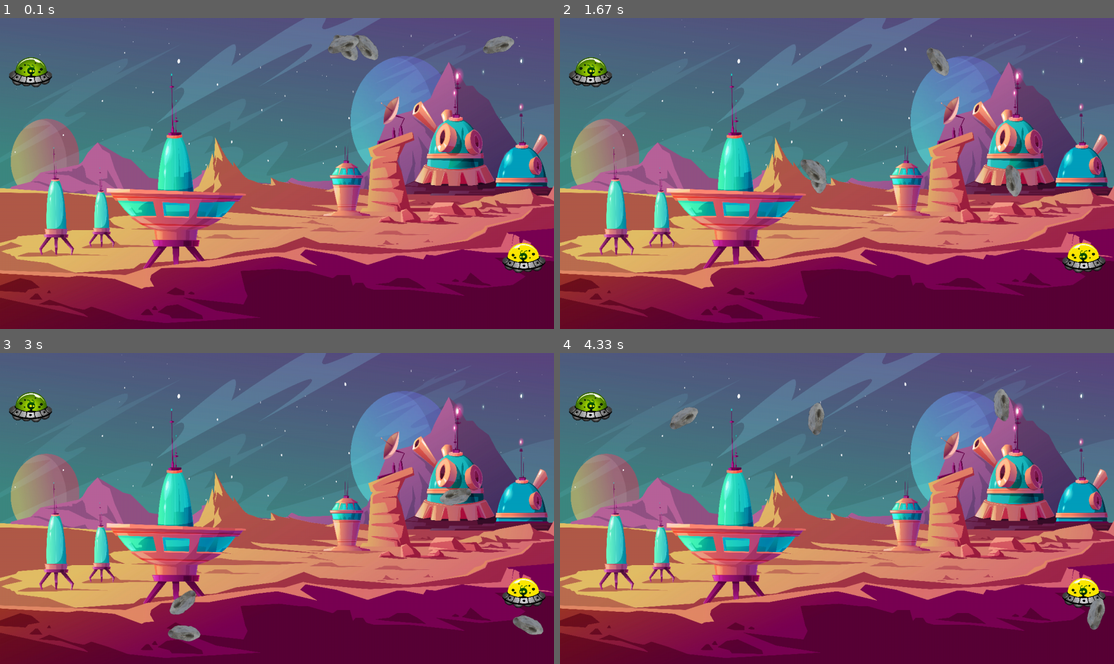
Above: before the commit, frames 1-4 (two rows, left to right).
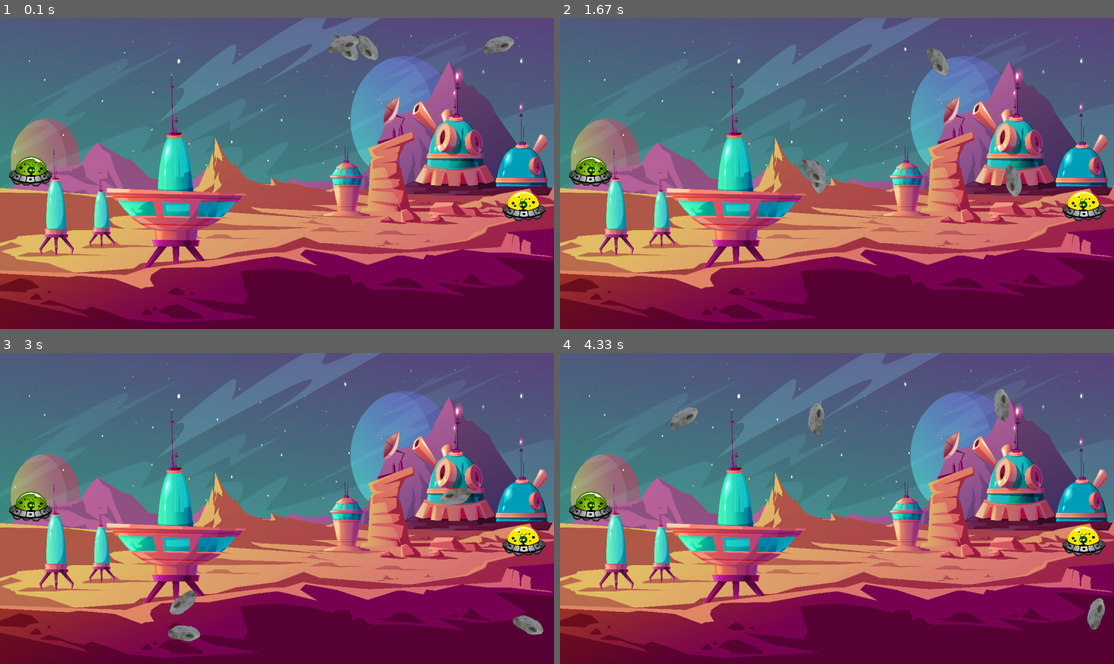
Above: after the commit, the same moments.

Repository: RedaPengam/Collision-Game
Game: pygame game, started from Collision Game/class_Main.py
Two runs of this game, one before a commit and one after it. Both use one fixed random seed, a clock stepped at 60 frames per second and the inputs below.
Inputs:
- Up to frame 1 (0.1 s): no input
- Up to frame 2 (1.67 s): tap Enter at 0.33 s
- Up to frame 3 (3 s): no input
- Up to frame 4 (4.33 s): no input

The runs differ from the first frame. In frame 1, 2.1% of the frame differs, in the area x 1-99%, y 12-83%; in frame 2, 2.1%; in frame 3, 2.1%; in frame 4, 2.1%.

Commit message:
fix controls

Diff:
--- a/Collision Game/class_Game.py
+++ b/Collision Game/class_Game.py
@@ -10,7 +10,7 @@
         self.player2 = Player()
         # corrects the player2 initial position
         self.player2.rect.x = 1160
-        self.player2.rect.y = 520
+        self.player2.rect.y = 400
         self.player2.image = pg.image.load('data/joueur2.png')
         self.player2.image = pg.transform.scale(self.player2.image, (100, 70))
         # keys currently pressed
--- a/Collision Game/class_Main.py
+++ b/Collision Game/class_Main.py
@@ -70,6 +70,7 @@
     pg.display.update()
     clock.tick(64) # fps
 
+    print(game.pressed)
     # looks for key pressed every 1/60 sec
     for event in pg.event.get():
         # if the player hits the cross window button
@@ -87,10 +88,10 @@
         elif event.type == pg.KEYDOWN:
             game.pressed[event.key] = True
 
-            if event.key==pg.K_SPACE:
+            if event.key == pg.K_SPACE:
                 game.player1.launch_projectile()
 
-            if event.key==pg.K_m:
+            if event.key == pg.K_RCTRL:
                 game.player2.launch_projectile()
 
         elif event.type == pg.KEYUP:
--- a/Collision Game/class_Player.py
+++ b/Collision Game/class_Player.py
@@ -14,7 +14,7 @@
         self.image = pg.transform.scale(self.image, (100, 70))
         self.rect = self.image.get_rect()
         self.rect.x = 20
-        self.rect.y = 90
+        self.rect.y = 320
 
     def launch_projectile(self):
         self.all_projectiles.add(Projectile(self))
